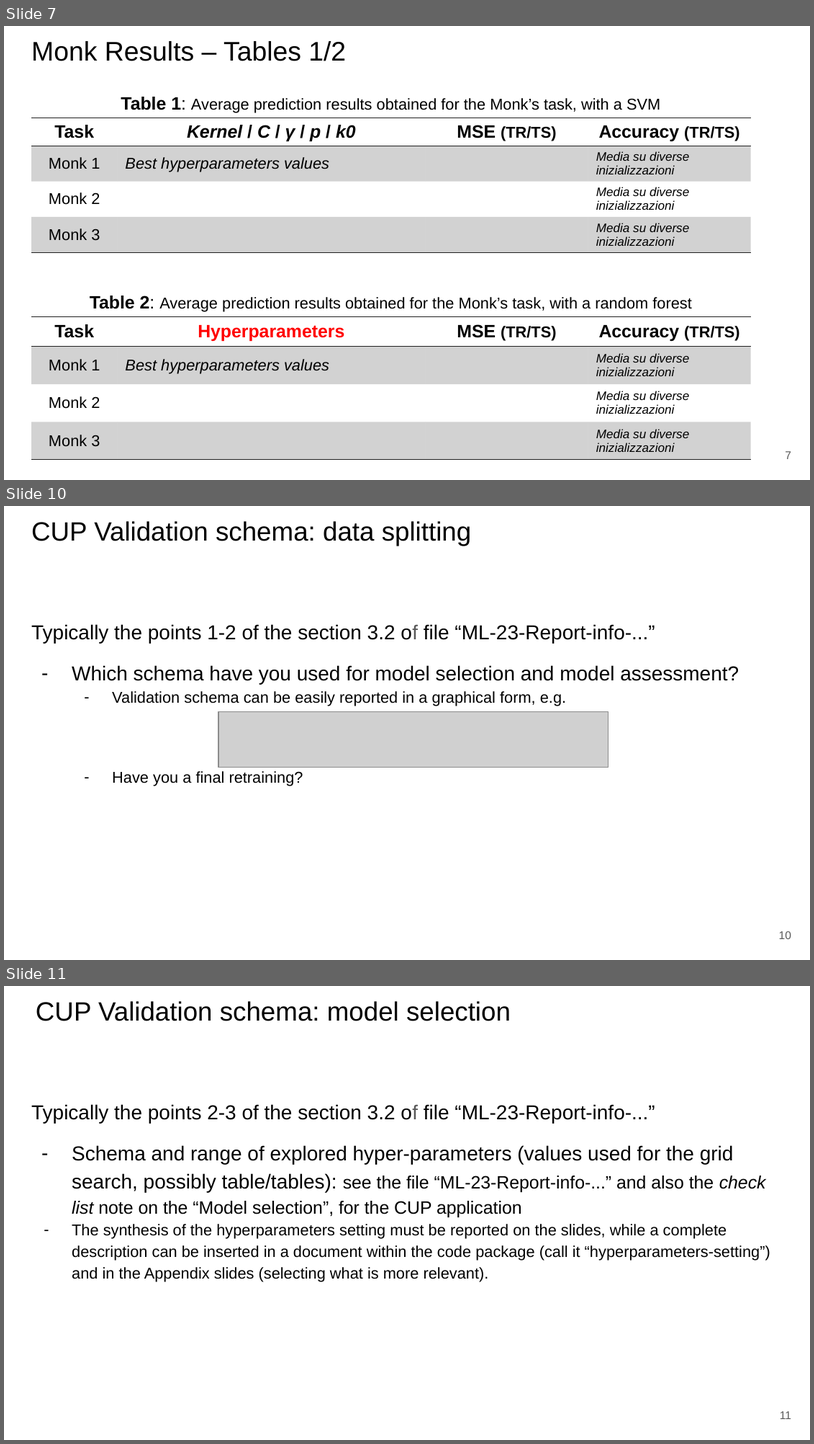
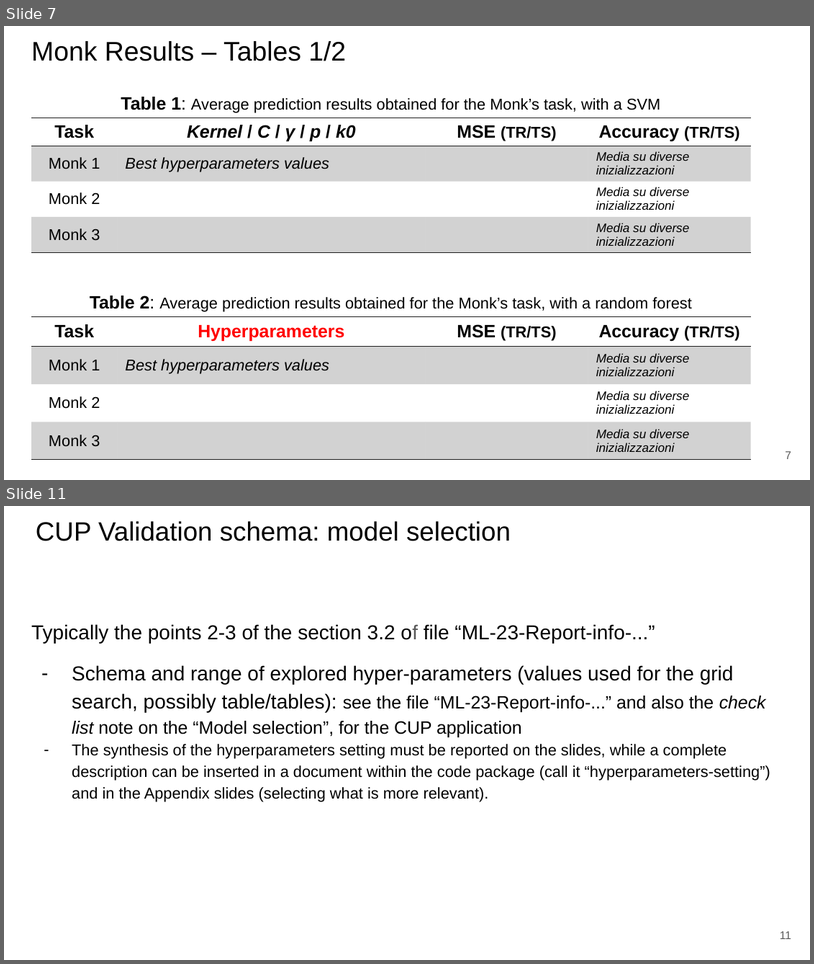
Before and after one commit to paolo-junior-mollica/machine-learning-project, a slide deck: relazione/ML-2023-PRJ-Slides-Demo.pptx. Shown one above the other, each under a label of ours: slides 7, 10 and 11 before the commit, slides 7 and 11 after it; the slides between them are not shown. The pictures are 814x1444 and 814x964 pixels, drawn with LibreOffice and Linux fonts; fonts in the diff are those of the drawing; grey boxes stand for pictures. Boxes give left, top, right and bottom in pixels: in the first picture for what was removed or moved away, otherwise in the second. Text is boxed around its words. In the diff, an @@ line names an element or a change of style, - is before the commit and + after.

Commit message:
further additions to the report

```diff
--- a/relazione/ML-2023-PRJ-Slides-Demo.pptx
+++ b/relazione/ML-2023-PRJ-Slides-Demo.pptx
@@ slide 10 removed at <box>4,506,810,960</box>, background #FFFFFF @@
@@ title removed at <box>31,521,472,546</box> @@
-CUP Validation schema: data splitting
@@ text removed at <box>31,624,739,785</box> @@
-Typically the points 1-2 of the section 3.2 of file “ML-23-Report-info-...”
-– Which schema have you used for model selection and model assessment?
-  – Validation schema can be easily reported in a graphical form, e.g.
-  – Have you a final retraining?
@@ picture removed at <box>219,712,609,767</box> @@
@@ page number removed at <box>779,931,792,939</box> @@
-10
```
Also in this commit, not shown: 7 slides changed, 2 slides added.
